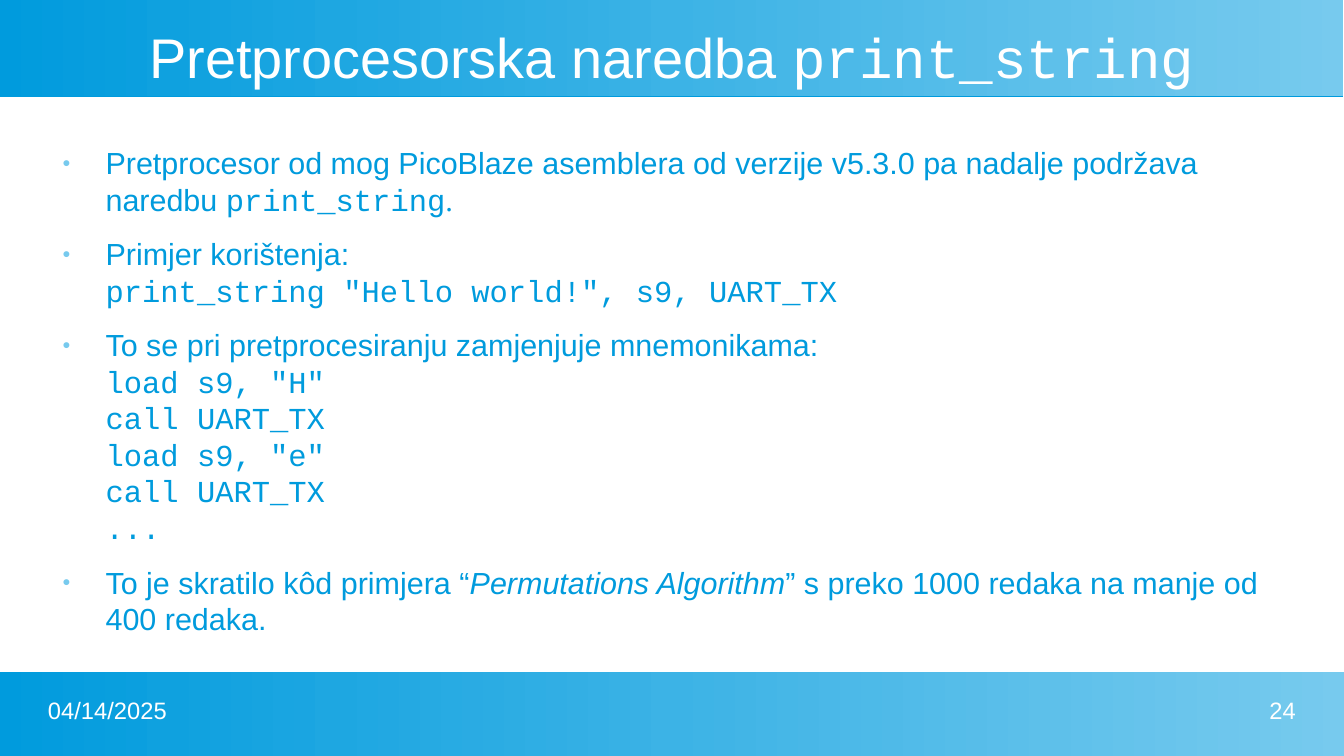
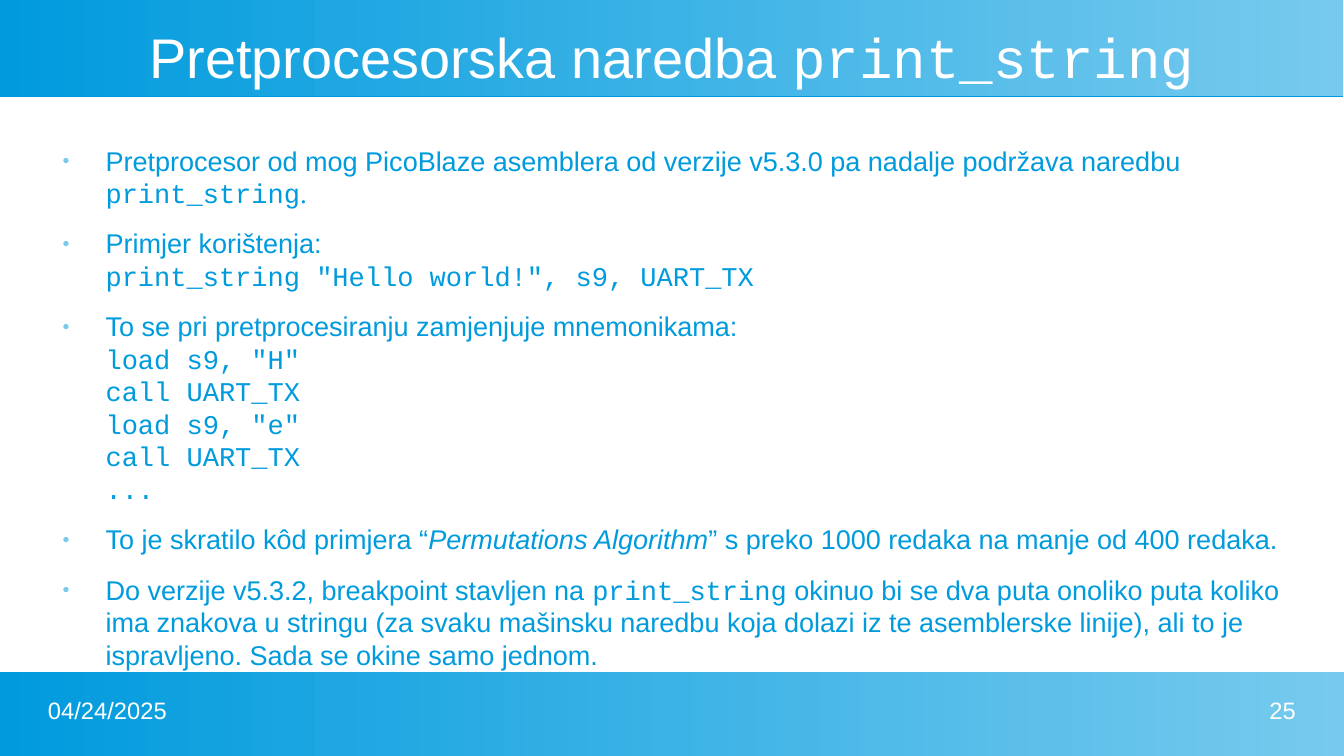
Before and after one commit to FlatAssembler/PicoBlaze_Simulator_in_JS, a slide deck: slide 25 of seminar/PicoBlaze.pptx (slide 24 before the commit). Drawn at 1344x756 pixels with LibreOffice and Linux fonts; fonts in the diff are those of the drawing. Boxes give left, top, right and bottom in pixels: in the first picture for what was removed or moved away, otherwise in the second. Text is boxed around its words. In the diff, an @@ line names an element or a change of style, - is before the commit and + after.

```diff
--- a/seminar/PicoBlaze.pptx
+++ b/seminar/PicoBlaze.pptx
@@ text at box(106, 151, 1277, 554): size 18 to 16 pt in "Pretprocesor od mog PicoBlaze asemblera od verzije ...", "Primjer korištenja: print_string "Hello world!", s9, UART_TX", "To se pri pretprocesiranju zamjenjuje mnemonikama: load ...", "To je skratilo kôd primjera “Permutations Algorithm” ..." @@
@@ text at box(106, 580, 1279, 637): paragraph added @@
+● Do verzije v5.3.2, breakpoint stavljen na print_string okinuo bi se dva puta onoliko puta koliko ima znakova u stringu (za svaku mašinsku naredbu koja dolazi iz te asemblerske linije), ali to je ispravljeno. Sada se okine samo jednom.
@@ text at box(48, 702, 167, 720): text changed @@
-04/14/2025
+04/24/2025
@@ page number at box(1269, 702, 1295, 719): text changed @@
-24
+25
```
Also in this commit, not shown: 24 other slides changed, 1 slide added, 1 other file.
